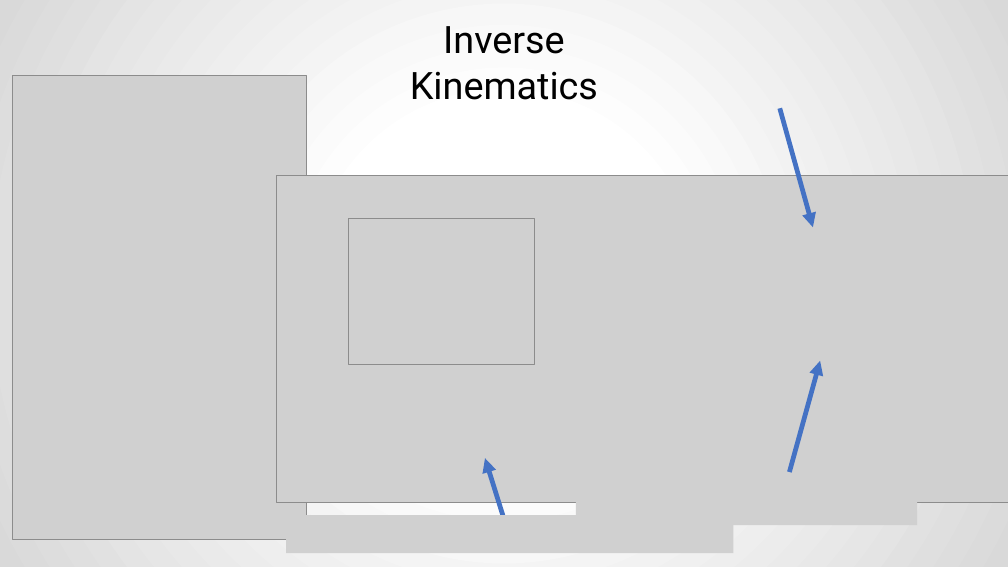
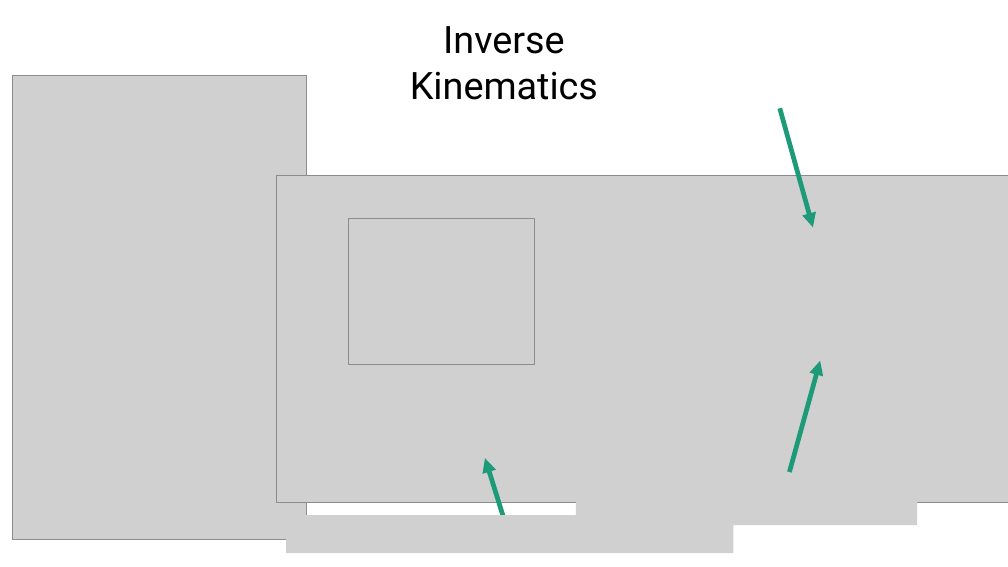
Before and after one commit to FSXAC/ELEC341, a slide deck: slide 4 of docs/report.pptx. Drawn at 1008x567 pixels with LibreOffice and Linux fonts; fonts in the diff are those of the drawing; grey boxes stand for pictures. Boxes give left, top, right and bottom in pixels: in the first picture for what was removed or moved away, otherwise in the second. Text is boxed around its words. In the diff, an @@ line names an element or a change of style, - is before the commit and + after.

```diff
--- a/docs/report.pptx
+++ b/docs/report.pptx
@@ background gradient #FFFFFF to #D9D9D9 to #FFFFFF @@
@@ arrow (780, 108) - (813, 228): stroke #4472C4 4.5 pt to #1D9A78 4.5 pt @@
@@ arrow (789, 472) - (820, 361): stroke #4472C4 4.5 pt to #1D9A78 4.5 pt @@
@@ arrow (504, 520) - (485, 458): stroke #4472C4 4.5 pt to #1D9A78 4.5 pt @@
```
Also in this commit, not shown: 10 other slides changed, 2 other files.
